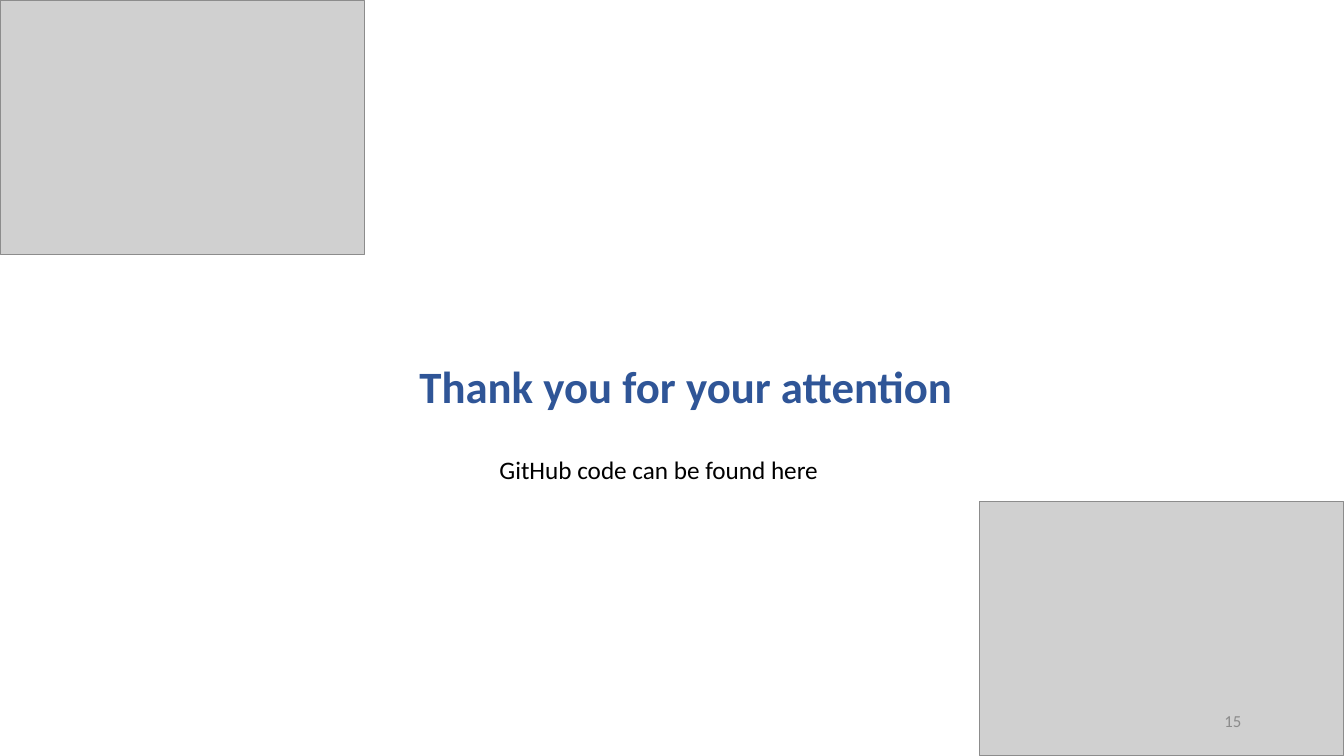
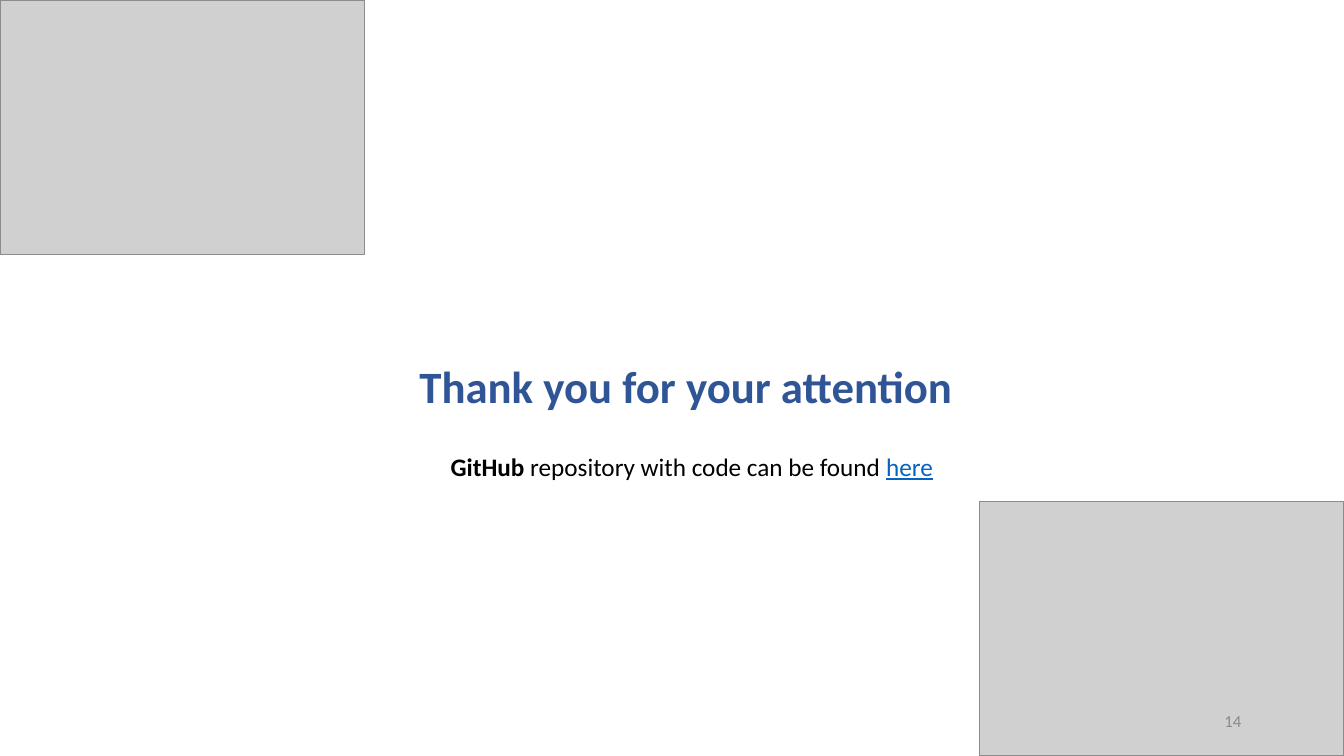
Before and after one commit to natalipivnitskaya/Movie_Meta_Data_Analysis, a slide deck: slide 14 of presentation/Presentation1.pptx (slide 15 before the commit). Drawn at 1344x756 pixels with LibreOffice and Linux fonts; fonts in the diff are those of the drawing; grey boxes stand for pictures. Boxes give left, top, right and bottom in pixels: in the first picture for what was removed or moved away, otherwise in the second. Text is boxed around its words. In the diff, an @@ line names an element or a change of style, - is before the commit and + after.

```diff
--- a/presentation/Presentation1.pptx
+++ b/presentation/Presentation1.pptx
@@ text at <box>451,458,933,480</box>: text changed @@
-GitHub code can be found here
+GitHub repository with code can be found here
@@ page number at <box>1224,716,1241,727</box>: text changed @@
-15
+14
```
Also in this commit, not shown: 1 other slide changed, 1 slide removed, 6 other files.
